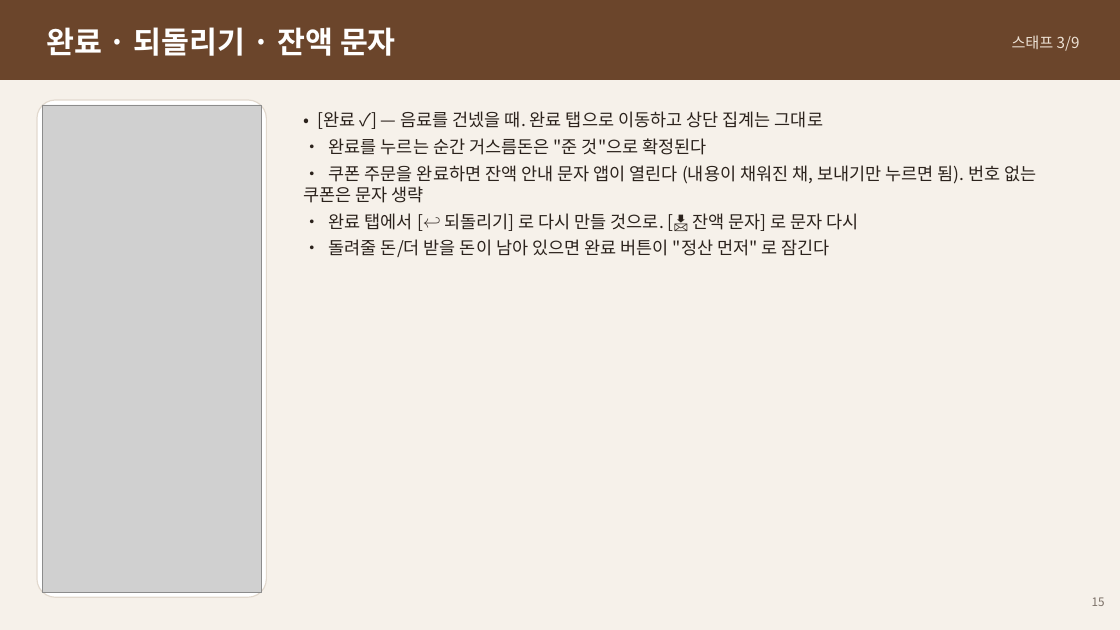
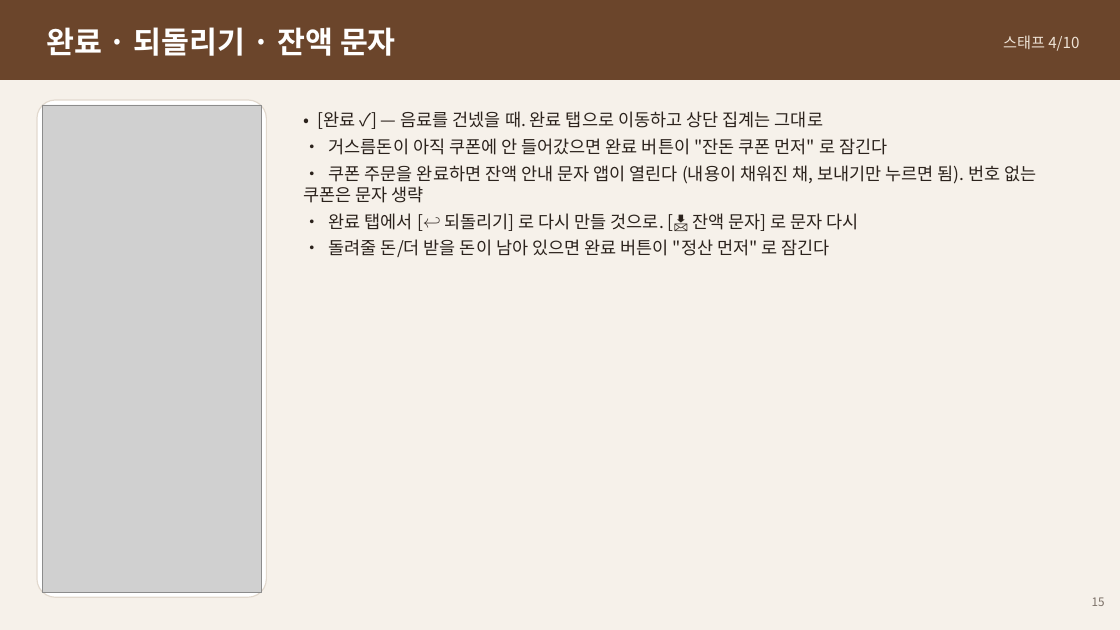
Before and after one commit to Danjjinbibbang/shine_kiosk, a slide deck: slide 15 of docs/manual/열린카페-사용자매뉴얼.pptx. Drawn at 1120x630 pixels with LibreOffice and Linux fonts; fonts in the diff are those of the drawing; grey boxes stand for pictures. Boxes give left, top, right and bottom in pixels: in the first picture for what was removed or moved away, otherwise in the second. Text is boxed around its words. In the diff, an @@ line names an element or a change of style, - is before the commit and + after.

```diff
--- a/docs/manual/열린카페-사용자매뉴얼.pptx
+++ b/docs/manual/열린카페-사용자매뉴얼.pptx
@@ text at [1003, 35, 1079, 51]: text changed @@
-스태프 3/9
+스태프 4/10
@@ text at [329, 138, 887, 155]: text changed @@
-• 완료를 누르는 순간 거스름돈은 "준 것"으로 확정된다
+• 거스름돈이 아직 쿠폰에 안 들어갔으면 완료 버튼이 "잔돈 쿠폰 먼저" 로 잠긴다
```
Also in this commit, not shown: 17 other slides changed, 1 slide added, 1 slide removed, 43 other files.
